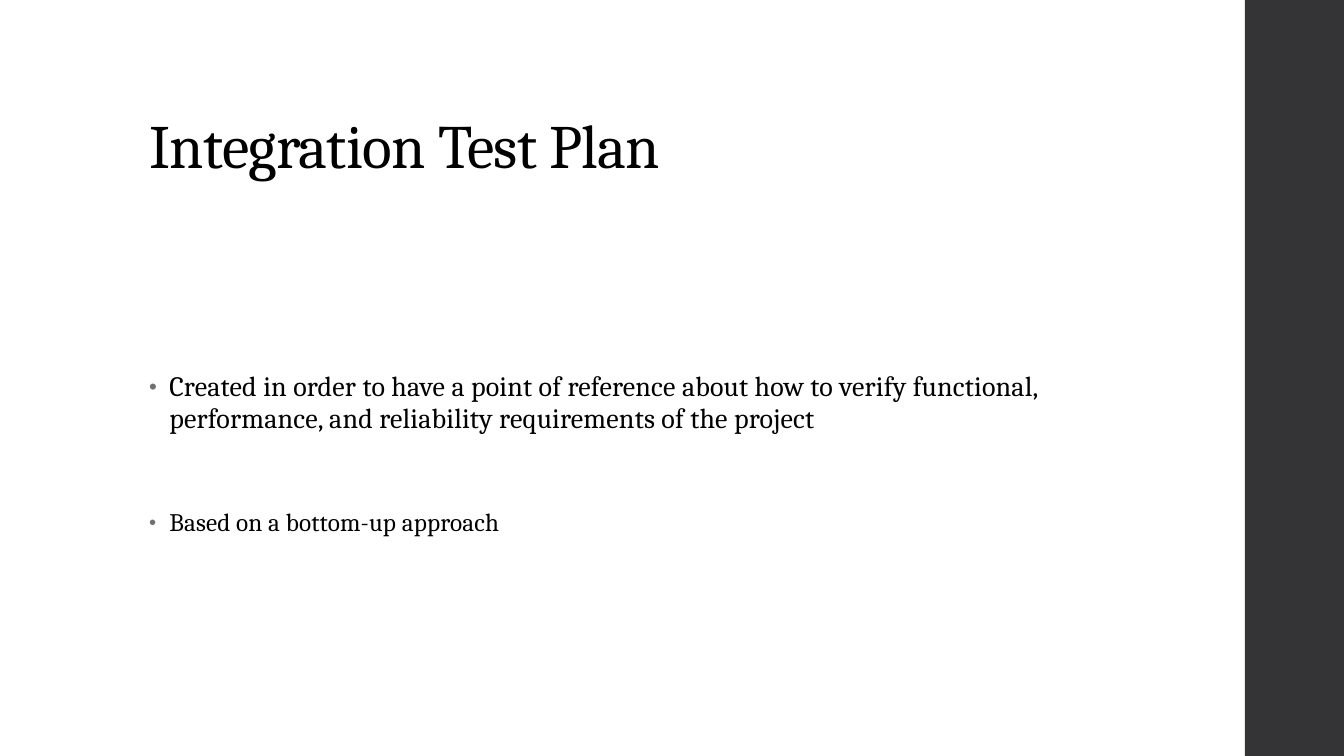
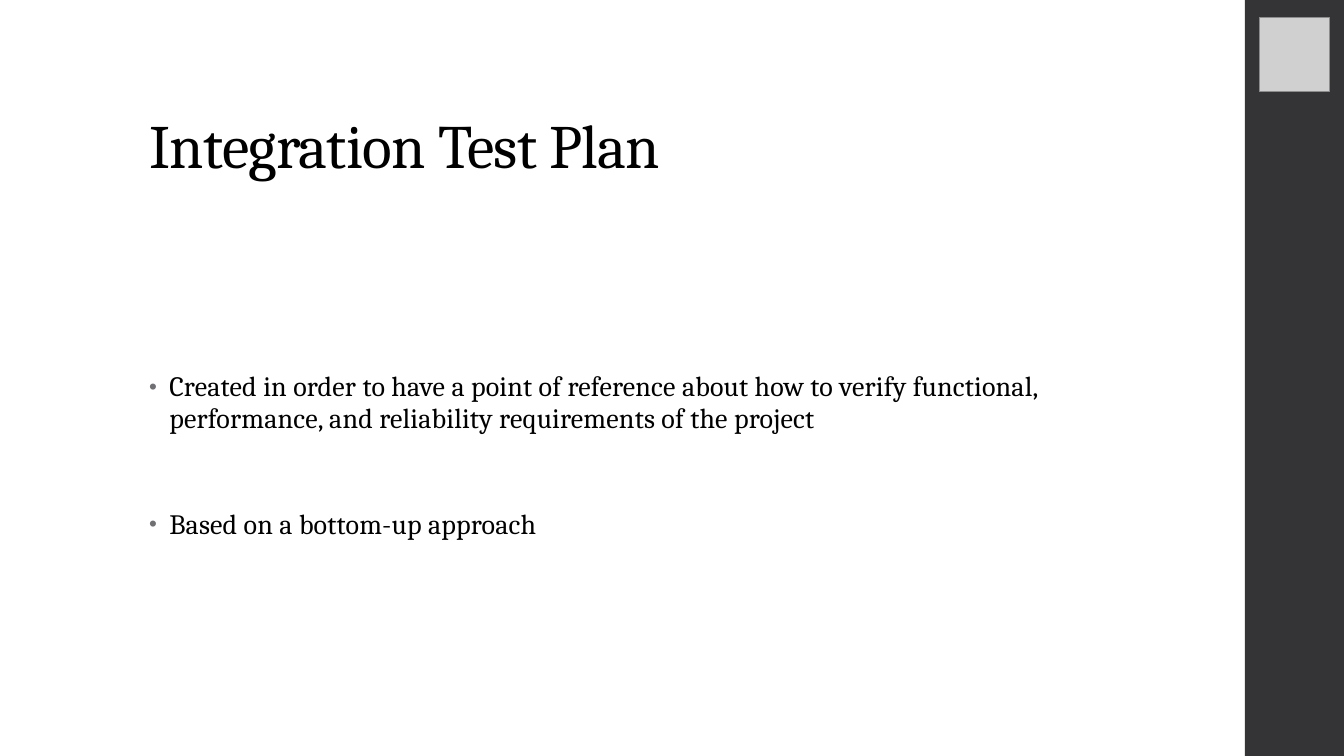
Before and after one commit to RiccardoDeTogni/BucciDeTogniTaxiService, a slide deck: slide 15 of Slides.pptx (slide 7 before the commit). Drawn at 1344x756 pixels with LibreOffice and Linux fonts; fonts in the diff are those of the drawing; grey boxes stand for pictures. Boxes give left, top, right and bottom in pixels: in the first picture for what was removed or moved away, otherwise in the second. Text is boxed around its words. In the diff, an @@ line names an element or a change of style, - is before the commit and + after.

```diff
--- a/Slides.pptx
+++ b/Slides.pptx
@@ picture added at (1260, 17, 1330, 92) @@
@@ text at (169, 514, 536, 540): size 18 to 20 pt in "Based on a bottom-up approach" @@
```
Also in this commit, not shown: 9 other slides changed, 10 slides added, 2 slides removed, 1 other file.
